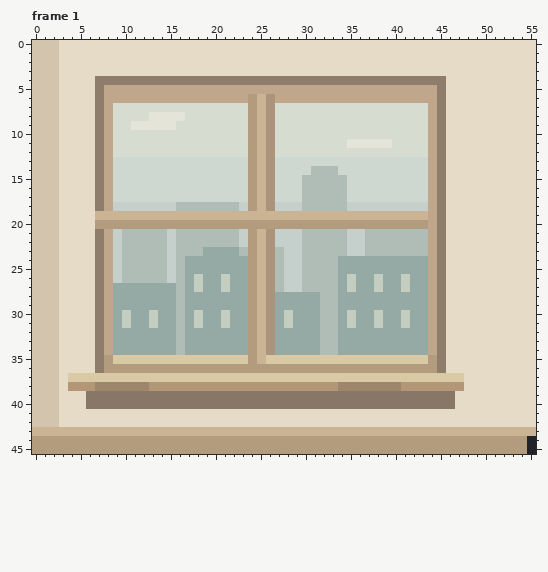
Pixel-art file -- art/home/home-room-compact.aseprite. Above, as it was before the edit.
128x80 pixels, 32 frames. Colours within 5 levels of each other are drawn and written as one. Shown: frame 1: x 0..55, y 0..45. The commit also changed other frames or places, which this record leaves out.
New version:
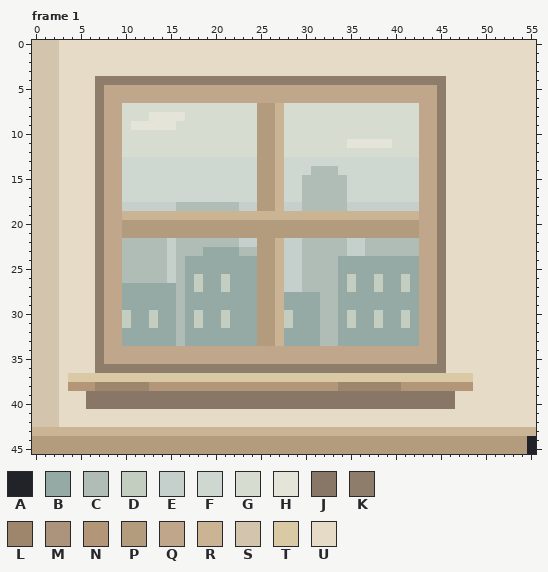
Palette (. is transparent): A #212329  B #96aaa5  C #b0bdb7  D #c3cec1  E #c5d0cc  F #ced7d0  G #d7dcd1  H #e4e5d8  J #887766  K #8e7d6b  L #9d866c  M #ac947c  N #b39578  P #b39b7e  Q #c0a78b  R #cbb493  S #d2c4ad  T #dac9a5  U #e6dbc7
Change:
--- frame 1, layer "Same apartment window and city as Login"
@@ x 0..55 @@
  5 SSSUUUUKQQQQQQQQQQQQQQQQQQQQQQQQQQQQQQQQQQQQQKUUUUUUUUUU
- 6 SSSUUUUKQQQQQQQQQQQQQQQQPRMQQQQQQQQQQQQQQQQQQKUUUUUUUUUU
- 7 SSSUUUUKQGGGGGGGGGGGGGGGPRMGGGGGGGGGGGGGGGGGQKUUUUUUUUUU
- 8 SSSUUUUKQGGGGHHHHGGGGGGGPRMGGGGGGGGGGGGGGGGGQKUUUUUUUUUU
- 9 SSSUUUUKQGGHHHHHGGGGGGGGPRMGGGGGGGGGGGGGGGGGQKUUUUUUUUUU
-10 SSSUUUUKQGGGGGGGGGGGGGGGPRMGGGGGGGGGGGGGGGGGQKUUUUUUUUUU
-11 SSSUUUUKQGGGGGGGGGGGGGGGPRMGGGGGGGGHHHHHGGGGQKUUUUUUUUUU
-12 SSSUUUUKQGGGGGGGGGGGGGGGPRMGGGGGGGGGGGGGGGGGQKUUUUUUUUUU
-13 SSSUUUUKQFFFFFFFFFFFFFFFPRMFFFFFFFFFFFFFFFFFQKUUUUUUUUUU
-14 SSSUUUUKQFFFFFFFFFFFFFFFPRMFFFFCCCFFFFFFFFFFQKUUUUUUUUUU
-15 SSSUUUUKQFFFFFFFFFFFFFFFPRMFFFCCCCCFFFFFFFFFQKUUUUUUUUUU
-16 SSSUUUUKQFFFFFFFFFFFFFFFPRMFFFCCCCCFFFFFFFFFQKUUUUUUUUUU
-17 SSSUUUUKQFFFFFFFFFFFFFFFPRMFFFCCCCCFFFFFFFFFQKUUUUUUUUUU
-18 SSSUUUUKQEEEEEEECCCCCCCEPRMEEECCCCCEEEEEEEEEQKUUUUUUUUUU
-19 SSSUUUURRRRRRRRRRRRRRRRRRRRRRRRRRRRRRRRRRRRRQKUUUUUUUUUU
-20 SSSUUUUPPPPPPPPPPPPPPPPPPPPPPPPPPPPPPPPPPPPPQKUUUUUUUUUU
-21 SSSUUUUKQECCCCCECCCCCCCEPRMEEECCCCCEECCCCCCCQKUUUUUUUUUU
-22 SSSUUUUKQECCCCCECCCCCCCEPRMEEECCCCCEECCCCCCCQKUUUUUUUUUU
-23 SSSUUUUKQECCCCCECCCBBBBCPRMCEECCCCCEECCCCCCCQKUUUUUUUUUU
-24 SSSUUUUKQECCCCCECBBBBBBBPRMCEECCCCBBBBBBBBBBQKUUUUUUUUUU
-25 SSSUUUUKQECCCCCECBBBBBBBPRMCEECCCCBBBBBBBBBBQKUUUUUUUUUU
-26 SSSUUUUKQECCCCCECBDBBDBBPRMCEECCCCBDBBDBBDBBQKUUUUUUUUUU
-27 SSSUUUUKQBBBBBBBCBDBBDBBPRMCEECCCCBDBBDBBDBBQKUUUUUUUUUU
-28 SSSUUUUKQBBBBBBBCBBBBBBBPRMBBBBBCCBBBBBBBBBBQKUUUUUUUUUU
-29 SSSUUUUKQBBBBBBBCBBBBBBBPRMBBBBBCCBBBBBBBBBBQKUUUUUUUUUU
-30 SSSUUUUKQBDBBDBBCBDBBDBBPRMBDBBBCCBDBBDBBDBBQKUUUUUUUUUU
-31 SSSUUUUKQBDBBDBBCBDBBDBBPRMBDBBBCCBDBBDBBDBBQKUUUUUUUUUU
-32 SSSUUUUKQBBBBBBBCBBBBBBBPRMBBBBBCCBBBBBBBBBBQKUUUUUUUUUU
-33 SSSUUUUKQBBBBBBBCBBBBBBBPRMBBBBBCCBBBBBBBBBBQKUUUUUUUUUU
-34 SSSUUUUKQBBBBBBBCBBBBBBBPRMBBBBBCCBBBBBBBBBBQKUUUUUUUUUU
-35 SSSUUUUKPTTTTTTTTTTTTTTTPRTTTTTTTTTTTTTTTTTTPKUUUUUUUUUU
-36 SSSUUUUKPPPPPPPPPPPPPPPPPPPPPPPPPPPPPPPPPPPPPKUUUUUUUUUU
-37 SSSUTTTTTTTTTTTTTTTTTTTTTTTTTTTTTTTTTTTTTTTTTTTTUUUUUUUU
-38 SSSUNNNLLLLLLNNNNNNNNNNNNNNNNNNNNNLLLLLLLNNNNNNNUUUUUUUU
+ 6 SSSUUUUKQQQQQQQQQQQQQQQQQQQQQQQQQQQQQQQQQQQQQKUUUUUUUUUU
+ 7 SSSUUUUKQQGGGGGGGGGGGGGGGPPRGGGGGGGGGGGGGGGQQKUUUUUUUUUU
+ 8 SSSUUUUKQQGGGHHHHGGGGGGGGPPRGGGGGGGGGGGGGGGQQKUUUUUUUUUU
+ 9 SSSUUUUKQQGHHHHHGGGGGGGGGPPRGGGGGGGGGGGGGGGQQKUUUUUUUUUU
+10 SSSUUUUKQQGGGGGGGGGGGGGGGPPRGGGGGGGGGGGGGGGQQKUUUUUUUUUU
+11 SSSUUUUKQQGGGGGGGGGGGGGGGPPRGGGGGGGHHHHHGGGQQKUUUUUUUUUU
+12 SSSUUUUKQQGGGGGGGGGGGGGGGPPRGGGGGGGGGGGGGGGQQKUUUUUUUUUU
+13 SSSUUUUKQQFFFFFFFFFFFFFFFPPRFFFFFFFFFFFFFFFQQKUUUUUUUUUU
+14 SSSUUUUKQQFFFFFFFFFFFFFFFPPRFFFCCCFFFFFFFFFQQKUUUUUUUUUU
+15 SSSUUUUKQQFFFFFFFFFFFFFFFPPRFFCCCCCFFFFFFFFQQKUUUUUUUUUU
+16 SSSUUUUKQQFFFFFFFFFFFFFFFPPRFFCCCCCFFFFFFFFQQKUUUUUUUUUU
+17 SSSUUUUKQQFFFFFFFFFFFFFFFPPRFFCCCCCFFFFFFFFQQKUUUUUUUUUU
+18 SSSUUUUKQQEEEEEECCCCCCCEEPPREECCCCCEEEEEEEEQQKUUUUUUUUUU
+19 SSSUUUUKQQRRRRRRRRRRRRRRRRRRRRRRRRRRRRRRRRRQQKUUUUUUUUUU
+20 SSSUUUUKQQPPPPPPPPPPPPPPPPPPPPPPPPPPPPPPPPPQQKUUUUUUUUUU
+21 SSSUUUUKQQPPPPPPPPPPPPPPPPPPPPPPPPPPPPPPPPPQQKUUUUUUUUUU
+22 SSSUUUUKQQCCCCCECCCCCCCEEPPREECCCCCEECCCCCCQQKUUUUUUUUUU
+23 SSSUUUUKQQCCCCCECCCBBBBCCPPREECCCCCEECCCCCCQQKUUUUUUUUUU
+24 SSSUUUUKQQCCCCCECBBBBBBBBPPREECCCCBBBBBBBBBQQKUUUUUUUUUU
+25 SSSUUUUKQQCCCCCECBBBBBBBBPPREECCCCBBBBBBBBBQQKUUUUUUUUUU
+26 SSSUUUUKQQCCCCCECBDBBDBBBPPREECCCCBDBBDBBDBQQKUUUUUUUUUU
+27 SSSUUUUKQQBBBBBBCBDBBDBBBPPREECCCCBDBBDBBDBQQKUUUUUUUUUU
+28 SSSUUUUKQQBBBBBBCBBBBBBBBPPRBBBBCCBBBBBBBBBQQKUUUUUUUUUU
+29 SSSUUUUKQQBBBBBBCBBBBBBBBPPRBBBBCCBBBBBBBBBQQKUUUUUUUUUU
+30 SSSUUUUKQQDBBDBBCBDBBDBBBPPRDBBBCCBDBBDBBDBQQKUUUUUUUUUU
+31 SSSUUUUKQQDBBDBBCBDBBDBBBPPRDBBBCCBDBBDBBDBQQKUUUUUUUUUU
+32 SSSUUUUKQQBBBBBBCBBBBBBBBPPRBBBBCCBBBBBBBBBQQKUUUUUUUUUU
+33 SSSUUUUKQQBBBBBBCBBBBBBBBPPRBBBBCCBBBBBBBBBQQKUUUUUUUUUU
+34 SSSUUUUKQQQQQQQQQQQQQQQQQQQQQQQQQQQQQQQQQQQQQKUUUUUUUUUU
+35 SSSUUUUKQQQQQQQQQQQQQQQQQQQQQQQQQQQQQQQQQQQQQKUUUUUUUUUU
+36 SSSUUUUKKKKKKKKKKKKKKKKKKKKKKKKKKKKKKKKKKKKKKKUUUUUUUUUU
+37 SSSUTTTTTTTTTTTTTTTTTTTTTTTTTTTTTTTTTTTTTTTTTTTTTUUUUUUU
+38 SSSUNNNLLLLLLNNNNNNNNNNNNNNNNNNNNNLLLLLLLNNNNNNNNUUUUUUU
 39 SSSUUUJJJJJJJJJJJJJJJJJJJJJJJJJJJJJJJJJJJJJJJJJUUUUUUUUU
